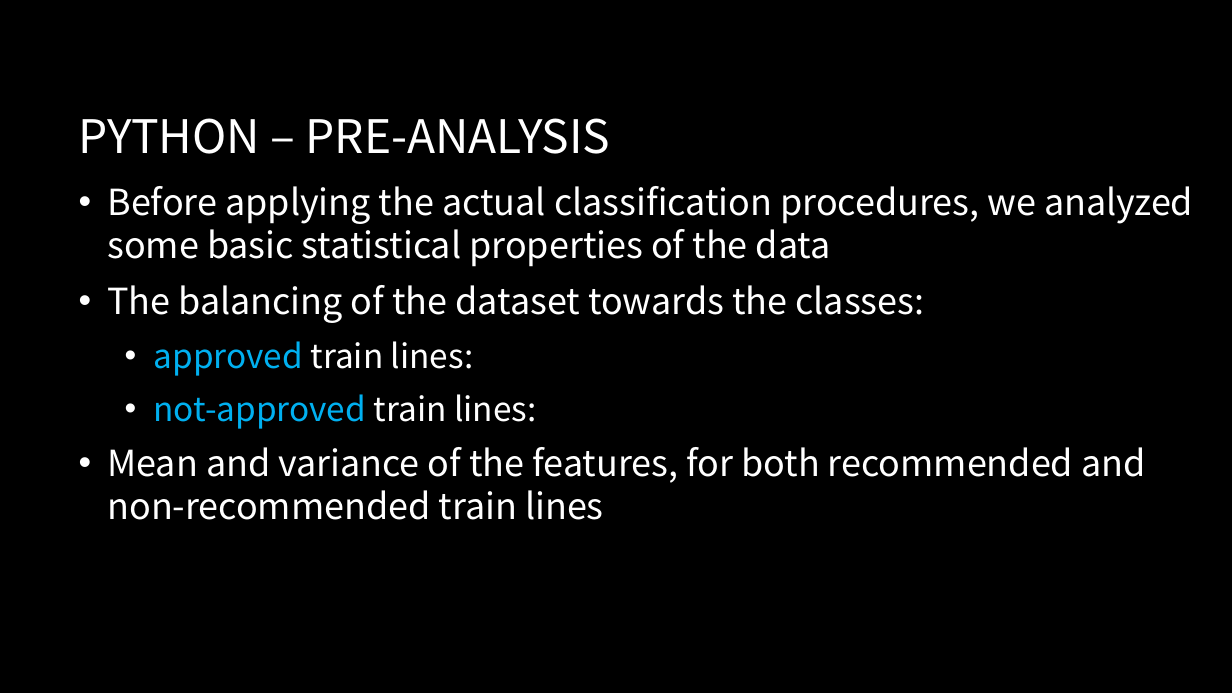
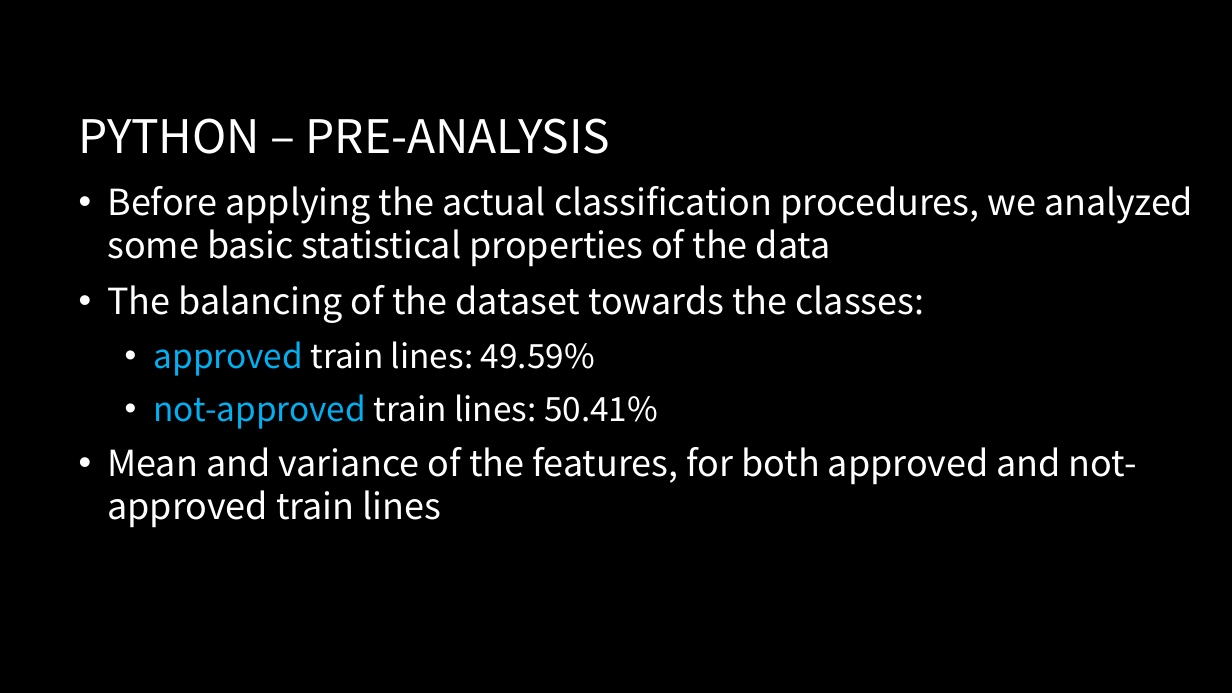
Before and after one commit to michelegargiulo/UNISA2020_StatisticalDataAnalysis, a slide deck: slide 25 of ProjectPresentation.pptx. Drawn at 1232x693 pixels with LibreOffice and Linux fonts; fonts in the diff are those of the drawing; background and template pictures are left out. Boxes give left, top, right and bottom in pixels: in the first picture for what was removed or moved away, otherwise in the second. Text is boxed around its words. In the diff, an @@ line names an element or a change of style, - is before the commit and + after.

```diff
--- a/ProjectPresentation.pptx
+++ b/ProjectPresentation.pptx
@@ text at box(107, 341, 1137, 528): text changed @@
-  • approved train lines:
-  • not-approved train lines:
-• Mean and variance of the features, for both recommended and non-recommended train lines
+  • approved train lines: 49.59%
+  • not-approved train lines: 50.41%
+• Mean and variance of the features, for both approved and not-approved train lines
```
Also in this commit, not shown: 6 other slides changed.
